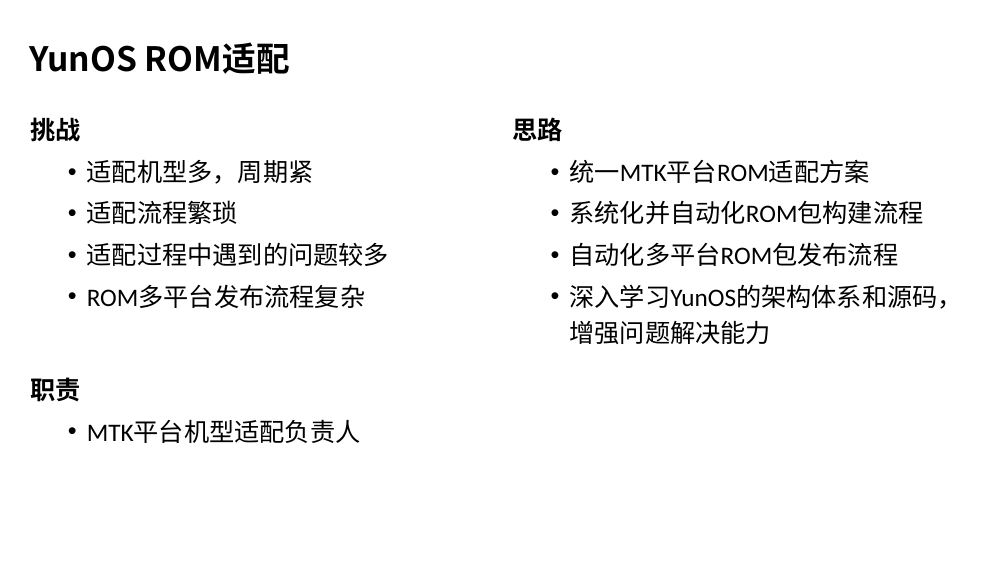
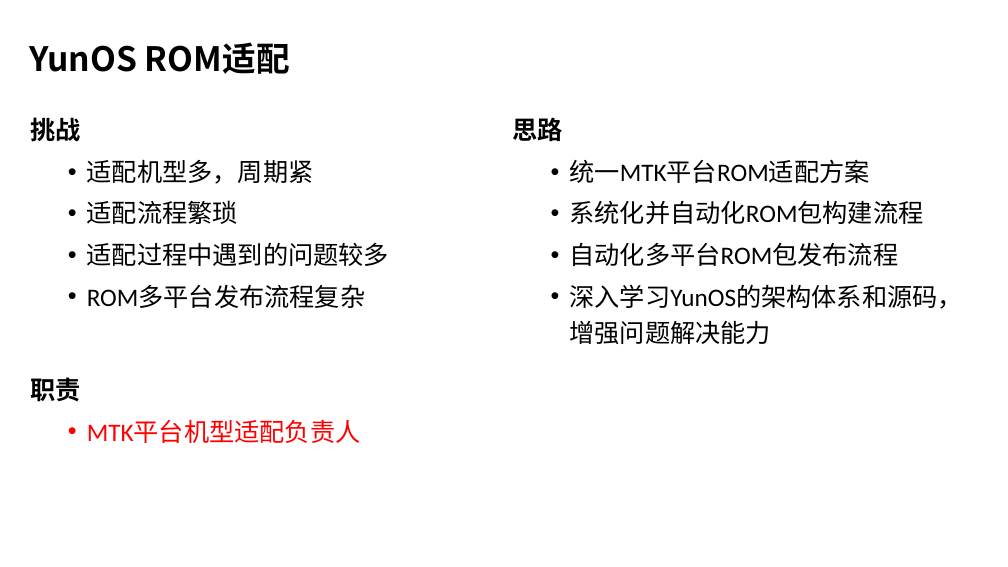
Before and after one commit to wangzhengyi/WangZhengyi, a slide deck: slide 4 of promote/2016阿里晋升述职.pptx. Drawn at 1008x567 pixels with LibreOffice and Linux fonts; fonts in the diff are those of the drawing; background and template pictures are left out. Boxes give left, top, right and bottom in pixels: in the first picture for what was removed or moved away, otherwise in the second. Text is boxed around its words. In the diff, an @@ line names an element or a change of style, - is before the commit and + after.

```diff
--- a/promote/2016阿里晋升述职.pptx
+++ b/promote/2016阿里晋升述职.pptx
@@ text at (87,420,361,443): text colour #000000 to #FF0000 in "MTK平台机型适配负责人" @@
```
Also in this commit, not shown: 2 other slides changed, 1 other file.
